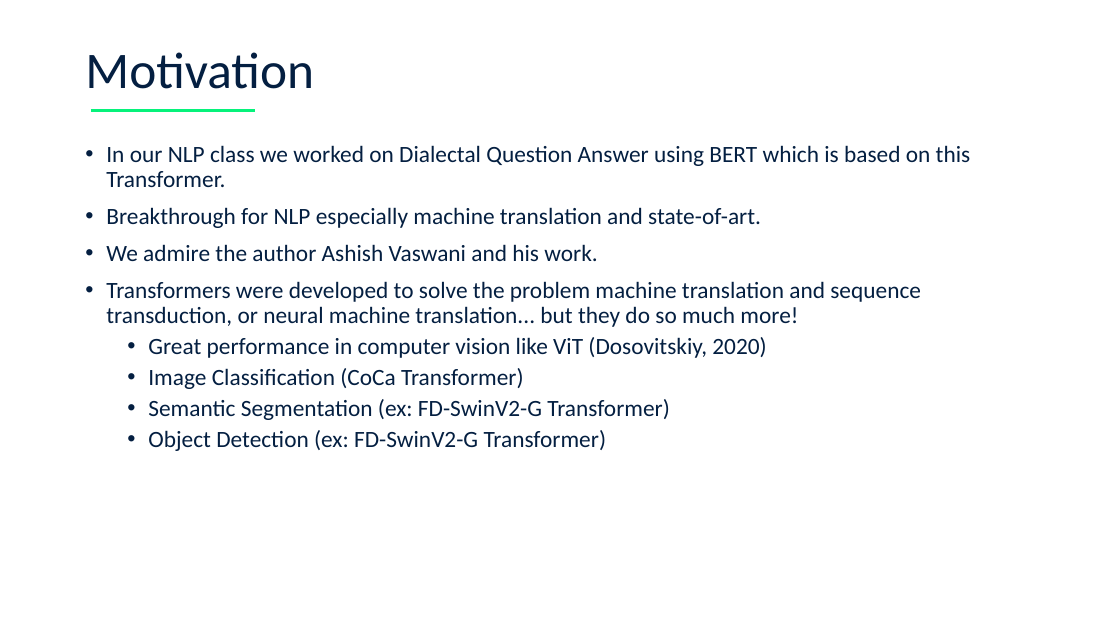
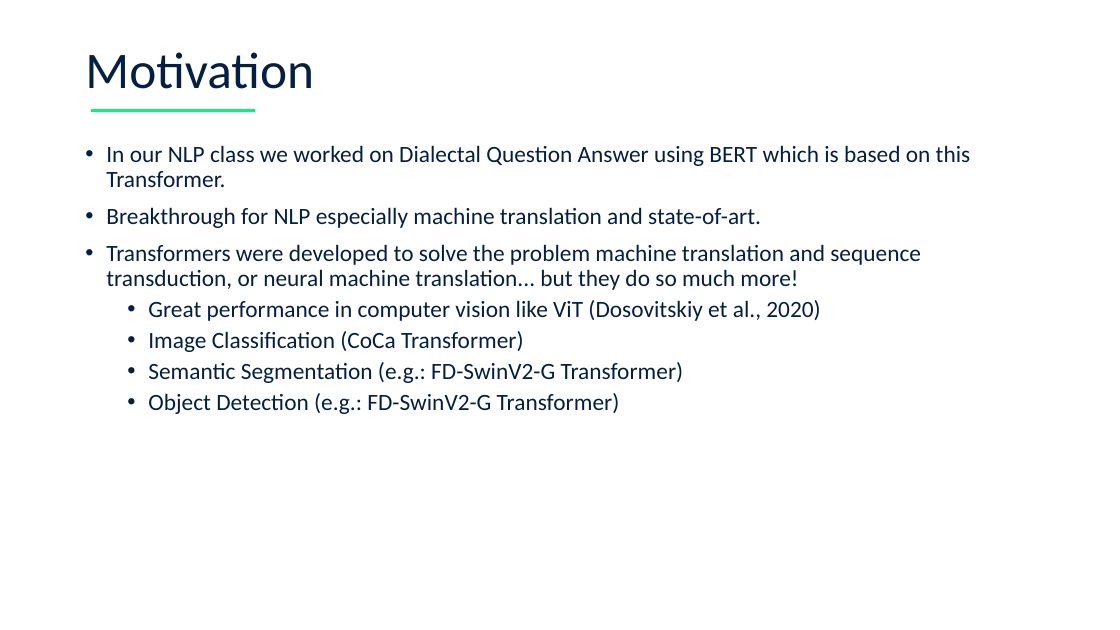
Before and after one commit to aniket414/vaswani-et-al-2017, a slide deck: slide 2 of docs/vaswani-et-al-2017.pptx. Drawn at 1120x630 pixels with LibreOffice and Linux fonts; fonts in the diff are those of the drawing. Boxes give left, top, right and bottom in pixels: in the first picture for what was removed or moved away, otherwise in the second. Text is boxed around its words. In the diff, an @@ line names an element or a change of style, - is before the commit and + after.

Commit message:
updated and added final ppt

```diff
--- a/docs/vaswani-et-al-2017.pptx
+++ b/docs/vaswani-et-al-2017.pptx
@@ text at [106,244,597,261]: paragraph removed @@
-• We admire the author Ashish Vaswani and his work.
@@ text at [148,300,820,321]: text changed @@
-  • Great performance in computer vision like ViT (Dosovitskiy, 2020)
+  • Great performance in computer vision like ViT (Dosovitskiy et al., 2020)
@@ text at [148,362,684,414]: text changed @@
-  • Semantic Segmentation (ex: FD-SwinV2-G Transformer)
-  • Object Detection (ex: FD-SwinV2-G Transformer)
+  • Semantic Segmentation (e.g.: FD-SwinV2-G Transformer)
+  • Object Detection (e.g.: FD-SwinV2-G Transformer)
```
Also in this commit, not shown: 2 other slides changed.
